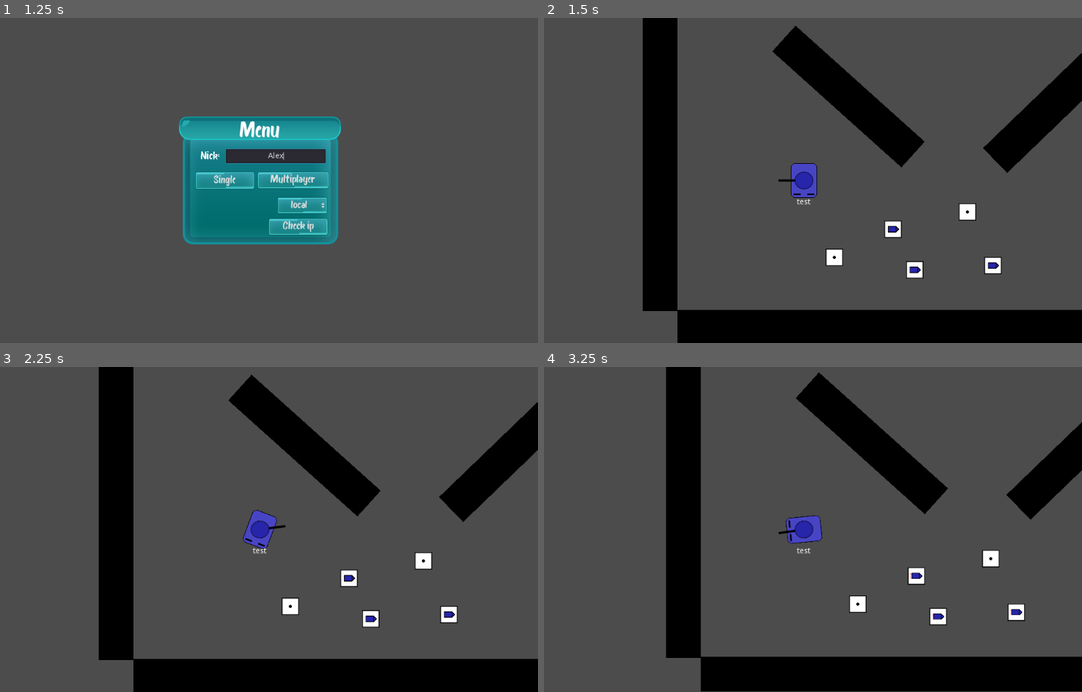
Above: before the commit, frames 1-4 (two rows, left to right).
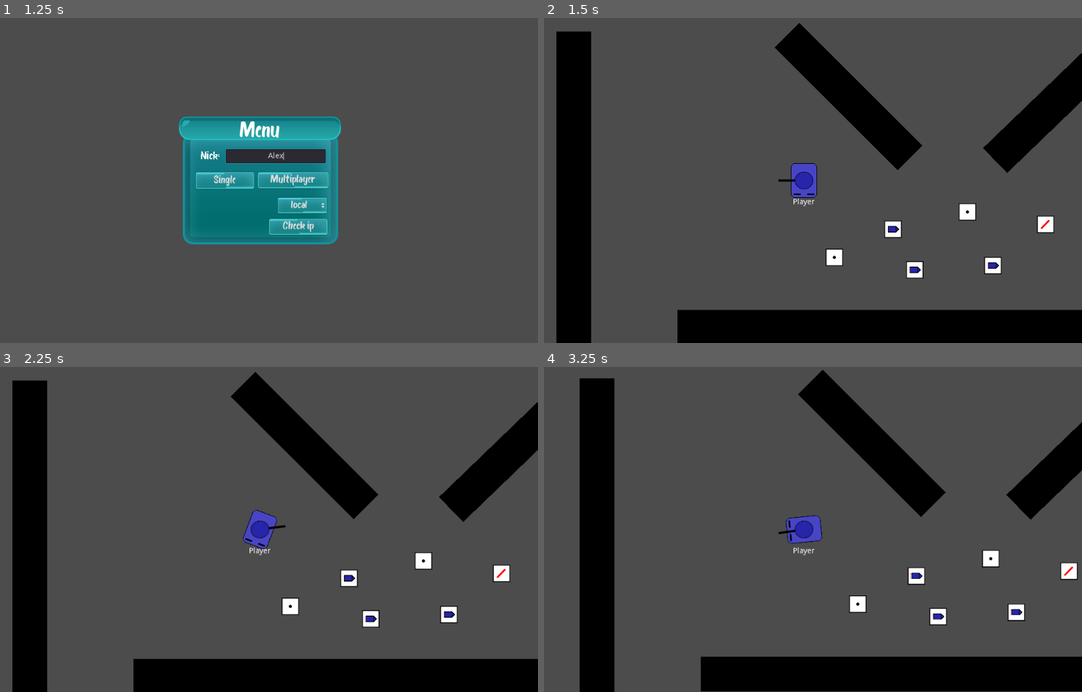
Above: after the commit, the same moments.

Repository: mm-102/godot_tanks
Game: Godot game, scene res://Main.tscn
Same seed, same stepped clock (60 frames per second), same inputs: the game is played once before the commit and once after it.
Inputs (mouse positions are in pixels of both pictures, inside the frame that each line leads up to):
- Up to frame 1 (1.25 s): click (274, 154) at 0.52 s; type "Alex" at 0.6 s
- Up to frame 2 (1.5 s): click "Single" at 1.25 s
- Up to frame 3 (2.25 s): tap Enter at 2 s; move the mouse to (381, 513) at 2.02 s; hold D (p_right) from 2.03 s (still down); tap 3 (p_frag) at 2.1 s
- Up to frame 4 (3.25 s): tap 4 (p_laser, bound only after the commit) at 2.3, 2.85 s; move the mouse to (694, 545) at 2.77 s; release D (p_right) at 2.78 s; hold S (p_backward) from 2.78 s (still down); tap 3 (p_frag) at 3.05 s

Frame 1 is identical in both runs. In frame 2, 13% of the frame differs, in the area x 2-95%, y 0-100%; in frame 3, 13%; in frame 4, 13%, in the area x 6-100%, y 0-100%.

Commit message:
Add laser as new Ammunition type  - cosmetic changes in bullet spawning methods  - add texture for GUI and ammo_box

Diff:
--- a/Global/Ammunition.gd
+++ b/Global/Ammunition.gd
@@ -1,19 +1,21 @@
 extends Reference
 class_name Ammunition
 
-enum TYPES{BULLET, ROCKET, FRAG_BOMB}
+enum TYPES{BULLET, ROCKET, FRAG_BOMB, LASER}
 
 
 const _ammo_tscn = {
 	TYPES.BULLET: preload("res://Player/Projectiles/Bullet.tscn"),
 	TYPES.ROCKET: preload("res://Player/Projectiles/Rocket.tscn"),
-	TYPES.FRAG_BOMB: preload("res://Player/Projectiles/FragBomb.tscn")
+	TYPES.FRAG_BOMB: preload("res://Player/Projectiles/FragBomb.tscn"),
+	TYPES.LASER: preload("res://Player/Projectiles/LaserBeam.tscn")
 }
 
 const _ammo_box_texture = {
 	TYPES.BULLET: preload("res://textures/bullet.png"),
 	TYPES.ROCKET: preload("res://textures/rocket.png"),
-	TYPES.FRAG_BOMB: preload("res://textures/bullet.png")
+	TYPES.FRAG_BOMB: preload("res://textures/bullet.png"),
+	TYPES.LASER: preload("res://textures/laser_box.png")
 }
 
 
--- a/Multiplayer/Game/Game.gd
+++ b/Multiplayer/Game/Game.gd
@@ -47,7 +47,8 @@
 
 
 func player_destroyed(player_id, _position, _rotation, projectile_name):
-	get_node("/root/Main/Game/Projectiles/" + projectile_name).die()
+	var projectile = get_node_or_null("/root/Main/Game/Projectiles/" + projectile_name)
+	if projectile != null:	projectile.die()
 	get_node("Players/" + str(player_id)).die()
 	create_corpse(player_id, _position, _rotation)
 
@@ -58,6 +59,7 @@
 	var static_body2d = StaticBody2D.new()
 	var wall_inst = tank_template.instance()
 	wall_inst.remove_from_group("Players")
+	wall_inst.add_to_group("Corpse")
 	static_body2d.name = str(player_id)
 	static_body2d.set_collision_layer(4)
 	static_body2d.set_collision_mask(3)
@@ -82,8 +84,9 @@
 func spawn_bullet(player_id, bullet_data):
 	var bullet_inst = Ammunition.get_tscn(bullet_data.AT).instance()
 	bullet_inst.name = bullet_data.Name
-	bullet_inst.position = bullet_data.SP
-	bullet_inst.set_linear_velocity(bullet_data.V)
+#	bullet_inst.position = bullet_data.SP
+#	bullet_inst.set_linear_velocity(bullet_data.V)
+	bullet_inst.setup_multiplayer(bullet_data)
 	if player_id == get_tree().get_network_unique_id():
 		bullet_inst.player_path = NodePath(Paths.SELF_PLAYER)
 	get_node("/root/Main/Game/Projectiles").add_child(bullet_inst)
--- a/Player/Player_GUI/GUI.gd
+++ b/Player/Player_GUI/GUI.gd
@@ -8,13 +8,15 @@
 
 onready var Numbers = {
 	Ammunition.TYPES.ROCKET : $"Ammunition/RocketCounter/Background/Number",
-	Ammunition.TYPES.FRAG_BOMB : $"Ammunition/FragBombCounter/Background/Number"
+	Ammunition.TYPES.FRAG_BOMB : $"Ammunition/FragBombCounter/Background/Number",
+	Ammunition.TYPES.LASER : $"Ammunition/LaserCounter/Background/Number"
 }
 
 onready var Backgrounds = {
 	Ammunition.TYPES.BULLET : $"Ammunition/BulletCounter/Background",
 	Ammunition.TYPES.ROCKET : $"Ammunition/RocketCounter/Background",
-	Ammunition.TYPES.FRAG_BOMB : $"Ammunition/FragBombCounter/Background"
+	Ammunition.TYPES.FRAG_BOMB : $"Ammunition/FragBombCounter/Background",
+	Ammunition.TYPES.LASER : $"Ammunition/LaserCounter/Background"
 }
 
 onready var scores_node = $"Scoreboard/Scores"
--- a/Player/Player_GUI/GUI.tscn
+++ b/Player/Player_GUI/GUI.tscn
@@ -7,6 +7,7 @@
 [ext_resource path="res://textures/PlayerGUI/pause.png" type="Texture" id=5]
 [ext_resource path="res://Player/Player_GUI/Scoreboard.tscn" type="PackedScene" id=6]
 [ext_resource path="res://Player/Player_GUI/Pause.tscn" type="PackedScene" id=7]
+[ext_resource path="res://Player/Player_GUI/LaserCounter.tscn" type="PackedScene" id=8]
 
 [node name="GUI" type="MarginContainer"]
 pause_mode = 2
@@ -34,7 +35,7 @@
 
 [node name="Ammunition" type="HBoxContainer" parent="."]
 margin_top = 560.0
-margin_right = 150.0
+margin_right = 172.0
 margin_bottom = 600.0
 grow_vertical = 0
 rect_min_size = Vector2( 150, 40 )
@@ -71,6 +72,16 @@
 margin_right = 128.0
 margin_bottom = 40.0
 
+[node name="LaserCounter" parent="Ammunition" instance=ExtResource( 8 )]
+anchor_left = 0.0
+anchor_top = 0.0
+anchor_right = 0.0
+anchor_bottom = 0.0
+margin_left = 132.0
+margin_top = 0.0
+margin_right = 172.0
+margin_bottom = 40.0
+
 [node name="Pause" parent="." instance=ExtResource( 7 )]
 visible = false
 anchor_left = 0.0
--- /dev/null
+++ b/Player/Player_GUI/LaserCounter.tscn
@@ -0,0 +1,10 @@
+[gd_scene load_steps=3 format=2]
+
+[ext_resource path="res://Player/Player_GUI/AmmoCounter.tscn" type="PackedScene" id=1]
+[ext_resource path="res://textures/laser_box.png" type="Texture" id=2]
+
+[node name="LaserCounter" instance=ExtResource( 1 )]
+
+[node name="Icon" parent="Background" index="1"]
+texture = ExtResource( 2 )
+expand = true
--- /dev/null
+++ b/Player/Projectiles/LaserBeam.gd
@@ -0,0 +1,72 @@
+extends Line2D
+
+const LASER_LENGTH = 2000
+const MAX_BOUNCES = 15
+const MAX_WIDTH = 5
+
+onready var ray = $RayCast2D
+onready var tween = $Tween
+
+var player_path = NodePath("")
+var point : Vector2 = Vector2.ZERO
+var point_rotation = 0
+
+
+func setup(player : RigidBody2D):
+	var laser_point = player.get_node("%LaserPoint")
+	point = laser_point.global_position
+	point_rotation = laser_point.global_rotation
+	player_path = player.get_path()
+
+func setup_multiplayer(bullet_data : Dictionary):
+	point = bullet_data.SP
+	point_rotation = bullet_data.R
+
+func _on_Tween_tween_all_completed():
+	var player = get_node_or_null(player_path)
+	if !(player == null):
+		player.ammo_left += 1
+	queue_free()
+
+func _ready():
+	tween.interpolate_property(self, "width", width, MAX_WIDTH, 0.2)
+	tween.interpolate_property(self, "width", MAX_WIDTH, 0, 0.2, Tween.TRANS_LINEAR, Tween.EASE_IN_OUT, 0.3)
+	tween.start()
+
+	cast_laser()
+
+func cast_laser():
+	global_position = point
+	var length_left = LASER_LENGTH
+
+	clear_points()
+	add_point(Vector2.ZERO)
+	ray.position = Vector2.ZERO
+#	ray.cast_to = (get_global_mouse_position() - global_position).normalized() * length_left
+	ray.cast_to = Vector2.UP.rotated(point_rotation) * length_left
+	ray.force_raycast_update()
+
+	for i in range(MAX_BOUNCES):	# limit bounces
+
+		if !ray.is_colliding():
+			add_point(ray.cast_to + ray.position)
+			break
+
+		var collider = ray.get_collider()
+		var collision_point = ray.get_collision_point()
+		var collision_normal = ray.get_collision_normal()
+
+		add_point(to_local(ray.get_collision_point()))
+
+		if collider.is_in_group("Players") or collider.is_in_group("Corpse"):
+			break
+
+		if collision_normal == Vector2.ZERO:
+			break
+
+		length_left -= ray.to_local(collision_point).length()
+		ray.cast_to = ray.cast_to.bounce(collision_normal).normalized() * length_left
+		ray.position = to_local(collision_point) + ray.cast_to.normalized()
+		# move ray position a bit from collision point not to collide with the same point twice
+
+		ray.force_raycast_update()
--- /dev/null
+++ b/Player/Projectiles/LaserBeam.tscn
@@ -0,0 +1,31 @@
+[gd_scene load_steps=3 format=2]
+
+[ext_resource path="res://Player/Projectiles/LaserBeam.gd" type="Script" id=1]
+
+[sub_resource type="Environment" id=1]
+resource_local_to_scene = true
+background_mode = 4
+glow_enabled = true
+glow_intensity = 0.45
+glow_strength = 0.84
+glow_blend_mode = 0
+glow_hdr_threshold = 1.5
+glow_bicubic_upscale = true
+
+[node name="LaserBeam" type="Line2D"]
+points = PoolVector2Array( 0, 0, 100, 0 )
+width = 1.0
+default_color = Color( 1.5, 0, 0, 1 )
+end_cap_mode = 2
+script = ExtResource( 1 )
+
+[node name="RayCast2D" type="RayCast2D" parent="."]
+cast_to = Vector2( 100, 0 )
+collision_mask = 5
+
+[node name="Tween" type="Tween" parent="."]
+
+[node name="WorldEnvironment" type="WorldEnvironment" parent="."]
+environment = SubResource( 1 )
+
+[connection signal="tween_all_completed" from="Tween" to="." method="_on_Tween_tween_all_completed"]
--- a/Player/Projectiles/Projectile.gd
+++ b/Player/Projectiles/Projectile.gd
@@ -1,13 +1,22 @@
 extends RigidBody2D
 class_name Projectile
 
+const BULLET_SPEED = 200
+
 var player_path = NodePath("")
 
+func setup(player : RigidBody2D):
+	player_path = player.get_path()
+	var point = player.get_node("%BulletPoint")
+	position = point.global_position
+	set_linear_velocity(Vector2.UP.rotated(point.global_rotation) * BULLET_SPEED)
 
+func setup_multiplayer(bullet_data : Dictionary):
+	position = bullet_data.SP
+	set_linear_velocity(bullet_data.V)
 
 func _on_LifeTime_timeout():
 	die()
-
 
 func die():
 	var player = get_node_or_null(player_path)
--- a/Player/Tank/Tank.gd
+++ b/Player/Tank/Tank.gd
@@ -17,11 +17,13 @@
 var special_ammo = {
 	Ammunition.TYPES.BULLET : INF,
 	Ammunition.TYPES.ROCKET : 0,
-	Ammunition.TYPES.FRAG_BOMB : 0
+	Ammunition.TYPES.FRAG_BOMB : 0,
+	Ammunition.TYPES.LASER : INF
 }
 #var dead = false
 # Defined in code
 var player_stance: Dictionary
+var laser_path = NodePath("")
 
 onready var is_multiplayer = $"/root/Main".is_multiplayer
 #var projectiles_tscn = {
@@ -32,6 +34,7 @@
 onready var animation_player = $"%AnimationPlayer"
 onready var turret_node =  $"%Turret"
 onready var bullet_point_node = $"%BulletPoint"
+onready var laset_point_node = $"%LaserPoint"
 
 
 func set_display_name(text):
@@ -54,6 +57,10 @@
 
 	if Input.is_action_just_pressed("p_frag"):
 		ammo_type = Ammunition.TYPES.FRAG_BOMB
+		emit_signal("special_ammo_type_change", ammo_type)
+
+	if Input.is_action_just_pressed("p_laser"):
+		ammo_type = Ammunition.TYPES.LASER
 		emit_signal("special_ammo_type_change", ammo_type)
 
 	var velocity = Vector2.ZERO
@@ -88,7 +95,6 @@
 	else:
 		special_ammo[ammo_type] -= 1
 		emit_signal("special_ammo_change", ammo_type, special_ammo[ammo_type])
-		emit_signal("special_ammo_change", ammo_type, special_ammo[ammo_type])
 	ammo_left -= 1
 	player_stance = {
 		"T": OS.get_ticks_msec(),
@@ -98,32 +104,37 @@
 	}
 	if is_multiplayer:
 		$"/root/Transfer".fetch_shoot(player_stance, ammo_type)
-	else:
-		var bullet_inst = Ammunition.get_tscn(ammo_type).instance()
-		var rot = turret_node.global_rotation
-		var velocity = Vector2.UP.rotated(rot)
-		bullet_inst.position = bullet_point_node.global_position
-		bullet_inst.player_path = get_path()
-		bullet_inst.set_linear_velocity(velocity * BULLET_SPEED)
-		get_node("/root/Main/Game/Projectiles").add_child(bullet_inst)
+		return
+
+	var bullet_inst = Ammunition.get_tscn(ammo_type).instance()
+#	var rot = turret_node.global_rotation
+#	var velocity = Vector2.UP.rotated(rot)
+#	bullet_inst.position = bullet_point_node.global_position
+#	bullet_inst.player_path = get_path()
+#	bullet_inst.set_linear_velocity(velocity * BULLET_SPEED)
+#	bullet_inst.setup(bullet_point_node.global_position, turret_node.global_rotation, get_path())
+	bullet_inst.setup(self)
+	get_node("/root/Main/Game/Projectiles").add_child(bullet_inst)
 
 func _on_base_body_entered(body):
 	if !body.is_in_group("Projectiles"):
 		return
-#	dead = true
+	body.die()
+	die()
+
+
+func die():
 	remove_from_group("Players")
 	$AudioStreamPlayer2D.play()
 	animation_player.play("explode")
 	set_deferred("mode", RigidBody2D.MODE_STATIC)
 	set_angular_velocity(0)
 	set_linear_velocity(Vector2.ZERO)
-	body.die()
 
 	var timer = Timer.new()
 	timer.connect("timeout", self, "_on_timer_timeout")
 	add_child(timer)
 	timer.start(CORPSE_LIFE_TIME)
 
-
 func _on_timer_timeout():
 	queue_free()
--- a/Player/Tank/Tank.tscn
+++ b/Player/Tank/Tank.tscn
@@ -79,6 +79,10 @@
 unique_name_in_owner = true
 position = Vector2( 0, -60 )
 
+[node name="LaserPoint" type="Position2D" parent="Turret"]
+unique_name_in_owner = true
+position = Vector2( 0, -47 )
+
 [node name="AnimationPlayer" type="AnimationPlayer" parent="."]
 unique_name_in_owner = true
 anims/RESET = SubResource( 4 )
@@ -110,7 +114,7 @@
 margin_right = 20.0
 margin_bottom = 7.0
 grow_horizontal = 2
-text = "test"
+text = "Player"
 align = 1
 
 [node name="AudioStreamPlayer2D" type="AudioStreamPlayer2D" parent="."]
--- a/Singleplayer.tscn
+++ b/Singleplayer.tscn
@@ -21,12 +21,12 @@
 scale = Vector2( 1, 9.5 )
 
 [node name="obstacle4" parent="Objects" instance=ExtResource( 2 )]
-position = Vector2( -31, 299 )
+position = Vector2( -190, 391 )
 scale = Vector2( 1, 9.5 )
 
 [node name="obstacle5" parent="Objects" instance=ExtResource( 2 )]
 position = Vector2( 316, 207 )
-rotation = 0.733038
+rotation = 0.785398
 scale = Vector2( 5, 1 )
 
 [node name="obstacle6" parent="Objects" instance=ExtResource( 2 )]
@@ -51,6 +51,10 @@
 position = Vector2( 290, 504 )
 type = 2
 
+[node name="AmmoBox6" parent="Objects" instance=ExtResource( 3 )]
+position = Vector2( 679, 443 )
+type = 3
+
 [node name="Projectiles" type="Node" parent="."]
 
 [node name="Players" type="Node" parent="."]
--- a/project.godot
+++ b/project.godot
@@ -92,6 +92,11 @@
 "events": [ Object(InputEventKey,"resource_local_to_scene":false,"resource_name":"","device":0,"alt":false,"shift":false,"control":false,"meta":false,"command":false,"pressed":false,"scancode":51,"physical_scancode":0,"unicode":0,"echo":false,"script":null)
  ]
 }
+p_laser={
+"deadzone": 0.5,
+"events": [ Object(InputEventKey,"resource_local_to_scene":false,"resource_name":"","device":0,"alt":false,"shift":false,"control":false,"meta":false,"command":false,"pressed":false,"scancode":52,"physical_scancode":0,"unicode":0,"echo":false,"script":null)
+ ]
+}
 
 [layer_names]
 
Not shown: 1 places in Player/Player_GUI/GUI.tscn that only renumber resources
Binary file added: textures/laser_box.png
Not shown, added: textures/laser_box.png.import
